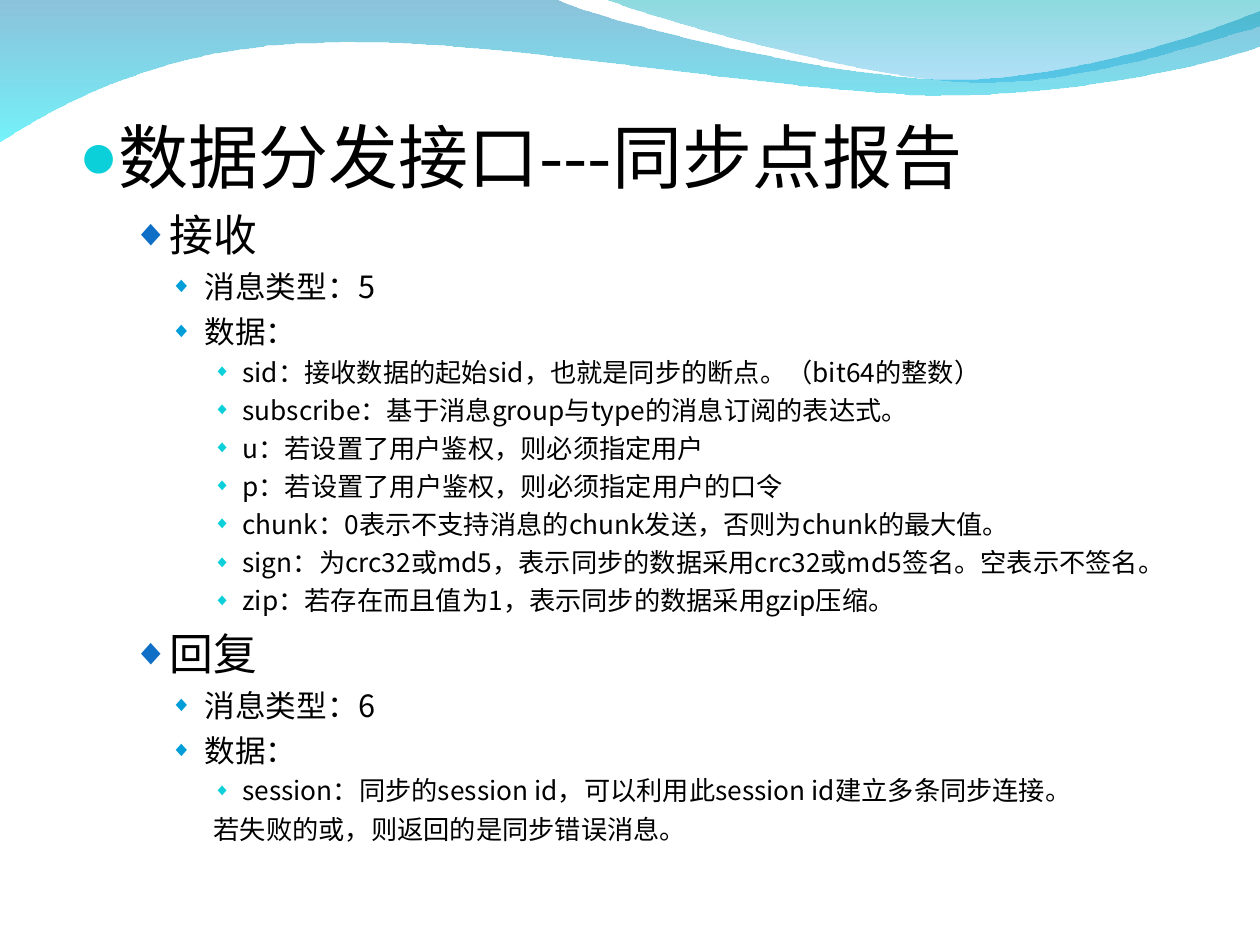
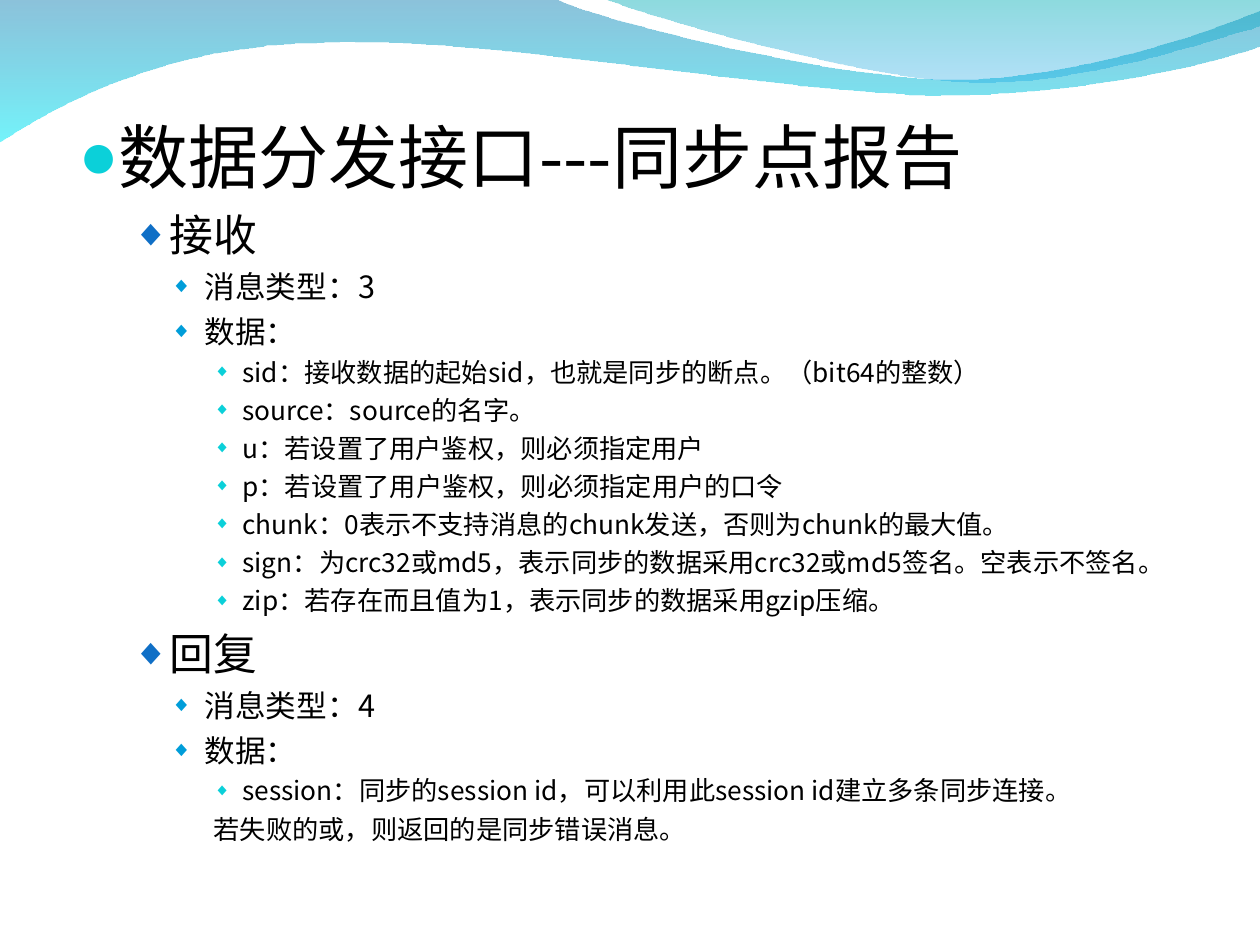
Before and after one commit to zxf1864/cwinux-mq, a slide deck: slide 14 of mq/doc/mq_introduce.ppt (slide 16 before the commit). Drawn at 1260x945 pixels with LibreOffice and Linux fonts; fonts in the diff are those of the drawing; background and template pictures are left out. Boxes give left, top, right and bottom in pixels: in the first picture for what was removed or moved away, otherwise in the second. Text is boxed around its words. In the diff, an @@ line names an element or a change of style, - is before the commit and + after.

```diff
--- a/mq/doc/mq_introduce.ppt
+++ b/mq/doc/mq_introduce.ppt
@@ text at box(204, 272, 375, 301): text changed @@
-    ◆ 消息类型：5
+    ◆ 消息类型：3
@@ text at box(242, 398, 536, 422): text changed @@
-      ◆ subscribe：基于消息group与type的消息订阅的表达式。
+      ◆ source：source的名字。
@@ text at box(204, 691, 375, 720): text changed @@
-    ◆ 消息类型：6
+    ◆ 消息类型：4
```
Also in this commit, not shown: 14 other slides changed, 1 slide added, 4 slides removed, 8 other files.
